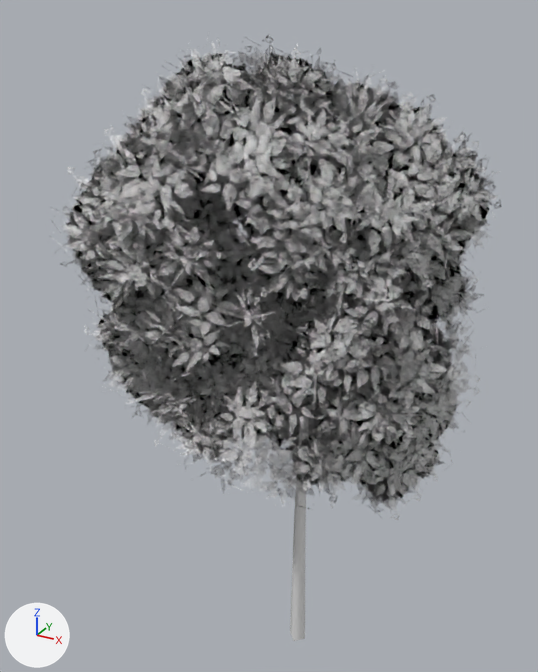
The Blender file resources/blender/sylized_tree.blend as it was, and as the next commit left it.
Before and after are seen from a camera (50 mm lens) standing at (2.54, -5.22, 5.9) and looking at (-0.35, 0.03, 3.27). Lighting does not change. The marker at lower left points along +X, +Y and +Z.

The scene before the commit, as lines of its bpy script (objects in view):
```python
mat_trunk_001 = principled_material('Trunk.001')
mat_trunk_001.base_color = (0.8, 0.8, 0.8)  # white #e7e7e7
me_plane_008 = bpy.data.meshes.new('Plane.008')
me_plane_008.from_pydata(...)  # 11040 vertices, 5752 faces; spans x -1.88..1.53, y -1.75..1.63, z 0.0..5.77
# faces by material slot: [5400, 352]
me_plane_008.materials.append(mat_leaf_001)
me_plane_008.materials.append(mat_trunk_001)  # white #e7e7e7
ob_leaves_002 = bpy.data.objects.new('Leaves.002', me_plane_008)
ob_leaves_002.location = (0.0, 0.0, 0.0)
```
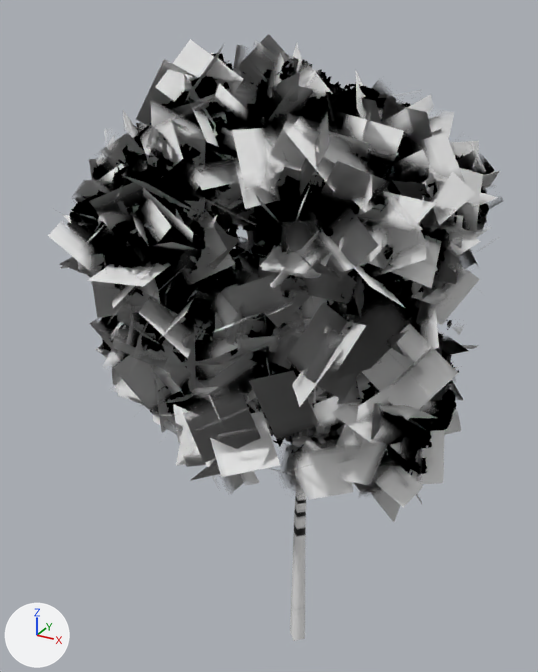
The change in detail:
In material 'Trunk.001' (mat_trunk_001), base_color is no longer (0.8, 0.8, 0.8), white #e7e7e7.
In material 'Trunk.001' (mat_trunk_001), texture is now set to img_leaves_png.
me_plane_008 has 11040 vertices, 5752 faces and spans x -1.88..1.53, y -1.75..1.63, z 0.0..5.77.
me_plane_008 is used by ob_leaves_002; location (0.0, 0.0, 0.0).
me_plane_008 part 1: texture (UV) coordinates of 5752 of 5752 faces, centred in x -1.67..1.29, y -1.54..1.41, z 0.49..5.53, changed; they spanned u 0.0..1.0, v 0.0..1.0 and now span u 0.0..1.0, v 0.0..0.98.

Location of each change, [x1, y1, x2, y2] in pixels of the pictures (538 x 672 px):
'Leaves.002', surface changed
    both: [48, 34, 503, 589]
part 1 of me_plane_008, surface changed
    before: [50, 32, 502, 641]
    after: [48, 34, 503, 641]
